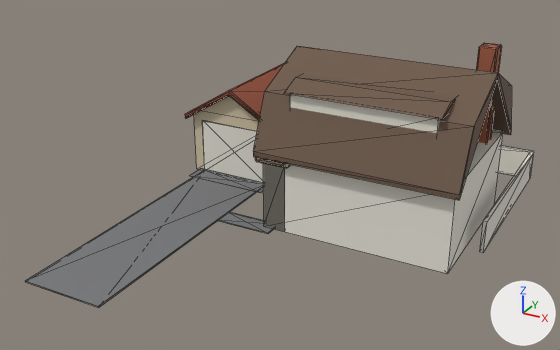
Before and after pictures for a commit that changed the glTF model public/models/house_c.glb.
Rendered twice from a 50 mm camera at (10.76, -21.24, 12.15) aimed at (-0.49, -0.79, 1.93). Every picture has the same lights, and +X, +Y and +Z are marked at lower right. The first picture is the older version. Mesh edges are drawn as thin lines. Vertices at exactly the same position are counted once.

The first picture shows 'house_c'.
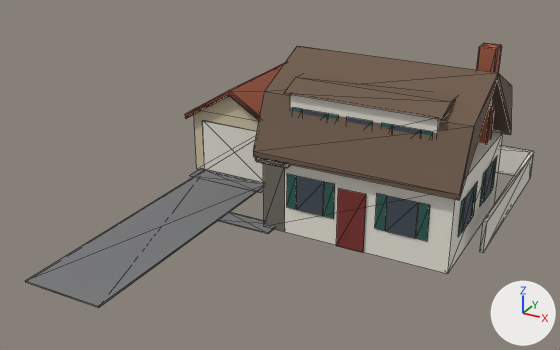
What changed in the scene script:
```text
Add mat_td_green:
    mat_td_green = principled_material('td_green')
    mat_td_green.base_color = (0.0232, 0.102, 0.0844)  # dark cyan #2a5a52
    mat_td_green.roughness = 0.8
Add mat_td_oxblood:
    mat_td_oxblood = principled_material('td_oxblood')
    mat_td_oxblood.base_color = (0.202, 0.0284, 0.0252)  # dark red #7c2f2c
    mat_td_oxblood.roughness = 0.8
Add mat_td_door:
    mat_td_door = principled_material('td_door')
    mat_td_door.base_color = (0.0685, 0.0343, 0.0232)  # brown #4a342a
    mat_td_door.roughness = 0.8
Add mat_win_home:
    mat_win_home = principled_material('win_home')
    mat_win_home.base_color = (0.0529, 0.0704, 0.0931)  # greyish blue #414b56
    mat_win_home.roughness = 0.8
Change me_house_c:
    used by ob_house_c; location = (0.0, 0.0, 0.0)
    remove me_house_c.from_pydata(...)  # 217 vertices, 374 faces; spans x -6.1..6.0, y -7.5..7.5, z 0.0..6.0
    add me_house_c.from_pydata(...)  # 337 vertices, 434 faces; spans x -6.1..6.0, y -7.5..7.5, z 0.0..6.0
    me_house_c part 1
    64 vertices are added at x -1.1..5.5, y -1.1..4.5, z 0.0..3.3
    42 new vertices lie (0.0, 0.0, 1.3) away from vertices in x -1.1..5.5, y -1.1..4.5, z 0.9
    14 new vertices lie (0.0, 0.0, 1.0) away from vertices in x -0.1..4.5, y -0.7, z 3.3
    2 new faces join them, mat_td_oxblood (dark red #7c2f2c)
    36 new faces join them, mat_td_green (dark cyan #2a5a52)
    20 new faces join them, mat_win_home (greyish blue #414b56)
    2 new faces join them, mat_td_door (brown #4a342a)
    add me_house_c.materials.append(mat_td_oxblood)  # dark red #7c2f2c
    add me_house_c.materials.append(mat_td_green)  # dark cyan #2a5a52
    add me_house_c.materials.append(mat_win_home)  # greyish blue #414b56
    add me_house_c.materials.append(mat_td_door)  # brown #4a342a
```

Where the change shows, as pixel boxes (x1, y1, x2, y2) in the pictures (560 x 350 px):
part 1 of me_house_c, added
    after: (287, 107, 497, 253)
